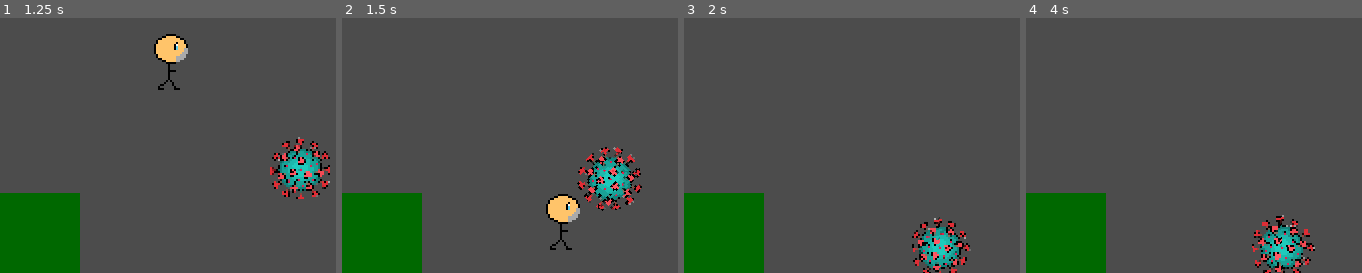
Above: before the commit, frames 1-4 (left to right).
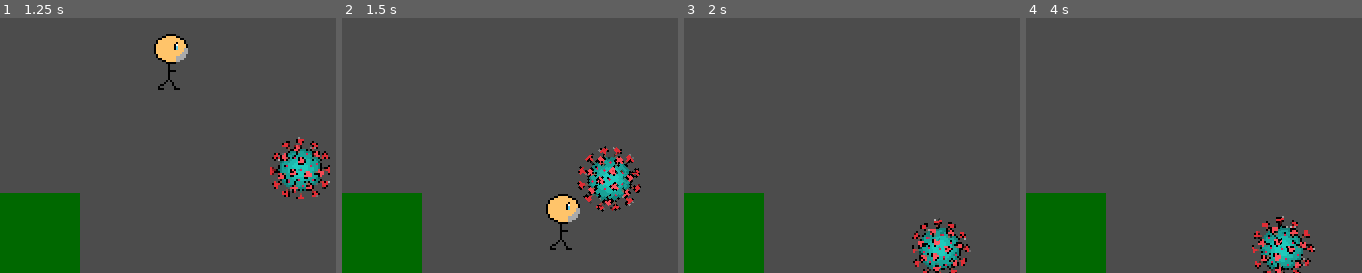
Above: after the commit, the same moments.

Repository: progsource/ssj2020_1
Game: Godot game, scene res://scenes/Game.tscn
Same seed, same stepped clock (60 frames per second), same inputs: the game is played once before the commit and once after it.
Inputs:
- Up to frame 1 (1.25 s): hold Right (ui_right) from 0.53 s (still down); tap Space (ui_select) at 0.77 s
- Up to frame 2 (1.5 s): keep holding Right (ui_right)
- Up to frame 3 (2 s): keep holding Right (ui_right); tap Space (ui_select) at 1.52 s
- Up to frame 4 (4 s): release Right (ui_right) at 2.03 s; hold Left (ui_left) 2.03-2.78 s; hold Right (ui_right) from 2.78 s (still down); tap Space (ui_select) at 3.02, 3.77 s

Frame 1 is identical in both runs. In frame 2, 0.7% of the frame differs, in the area x 70-90%, y 50-77%; in frame 3, 0.8%; in frame 4, 0.9%, in the area x 67-87%, y 77-100%.

Commit message:
et chanse boost to 5.0

Diff:
--- a/code/scripts/Virus.gd
+++ b/code/scripts/Virus.gd
@@ -4,6 +4,7 @@
 
 export(int, 32, 64, 1) var infection_cast_to_y : int = 32
 export(int, 72, 144, 1) var chase_cast_to_y : int = 72
+export(float, 3, 15.0, 0.1) var chase_boost : float = 5.0
 
 onready var infection_range = [$InfectionRange1, $InfectionRange2]
 onready var chase_range = [$ChaseRange1, $ChaseRange2]
@@ -52,4 +53,4 @@
 
 func set_player(p) -> void:
 	player = p
-	speed = p.run_speed + 0.5
+	speed = p.run_speed + chase_boost
